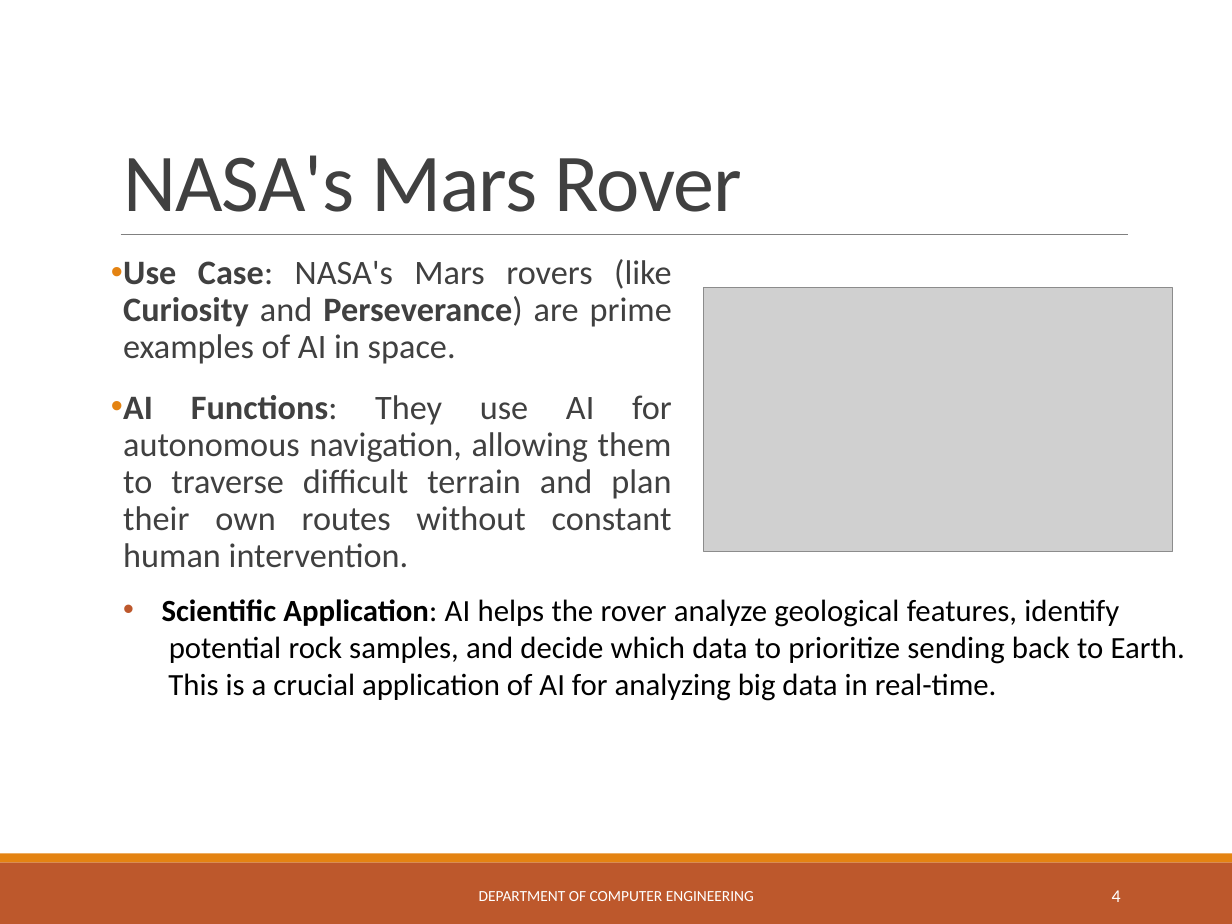
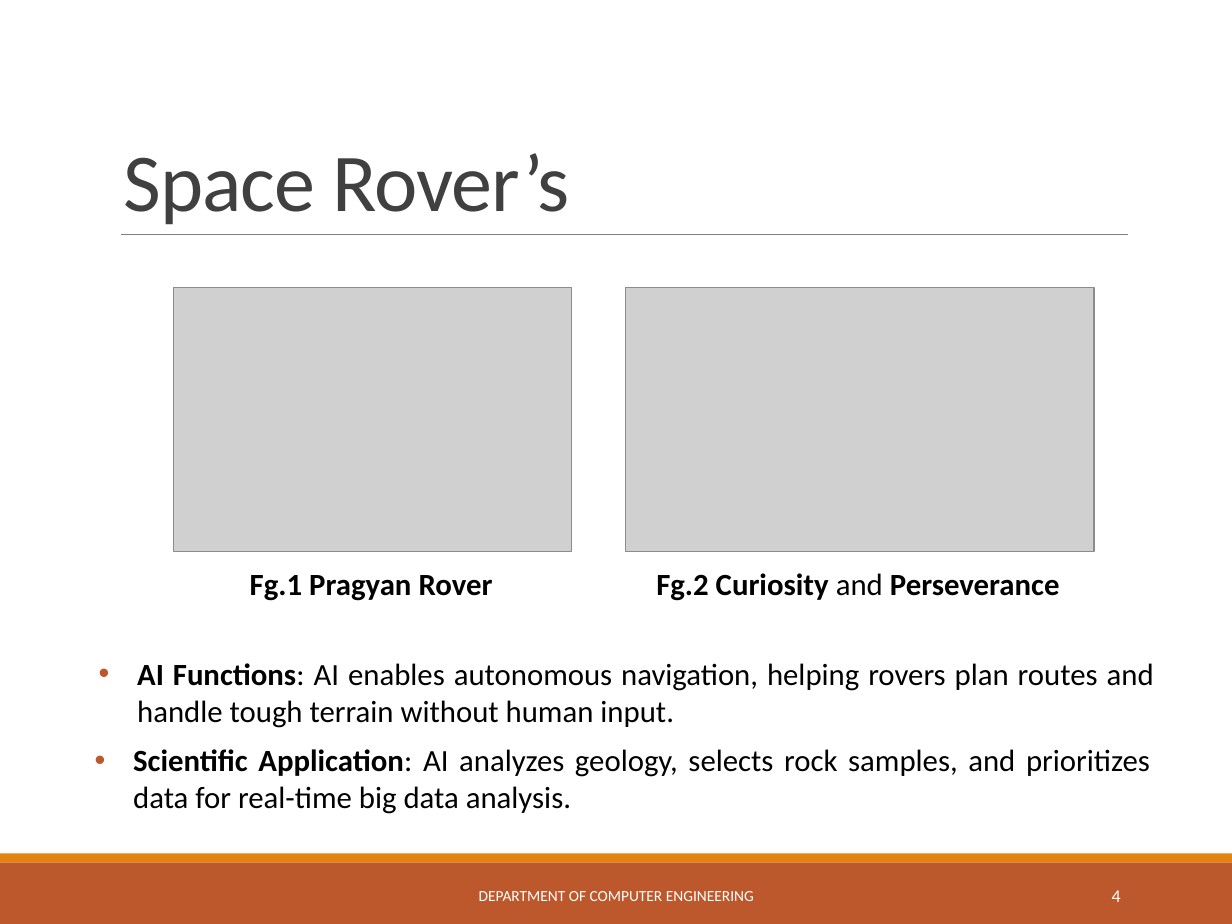
Before and after one commit to ShantanuGV/Websites, a slide deck: slide 4 of 132_AI_in_space.pptx. Drawn at 1232x924 pixels with LibreOffice and Linux fonts; fonts in the diff are those of the drawing; grey boxes stand for pictures. Boxes give left, top, right and bottom in pixels: in the first picture for what was removed or moved away, otherwise in the second. Text is boxed around its words. In the diff, an @@ line names an element or a change of style, - is before the commit and + after.

```diff
--- a/132_AI_in_space.pptx
+++ b/132_AI_in_space.pptx
@@ title at bbox=[123, 153, 569, 225]: text changed @@
-NASA's Mars Rover
+Space Rover’s
@@ text removed at bbox=[123, 259, 672, 568] @@
-• Use Case: NASA's Mars rovers (like Curiosity and Perseverance) are prime examples of AI in space.
-• AI Functions: They use AI for autonomous navigation, allowing them to traverse difficult terrain and plan their own routes without constant human intervention.
@@ picture added at bbox=[174, 288, 572, 552] @@
@@ picture: place and size @@
-picture at bbox=[703, 288, 1172, 552]
+picture at bbox=[626, 288, 1094, 552]
@@ text added at bbox=[250, 575, 493, 601], 18 pt, text #000000, bold @@
+Fg.1 Pragyan Rover
@@ text added at bbox=[656, 573, 1060, 601], 18 pt, text #000000, bold @@
+Fg.2 Curiosity and Perseverance
@@ text added at bbox=[137, 663, 1154, 728], 18 pt, text #000000 @@
+• AI Functions: AI enables autonomous navigation, helping rovers plan routes and handle tough terrain without human input.
@@ text at bbox=[133, 749, 1150, 814]: text changed @@
-• Scientific Application: AI helps the rover analyze geological features, identify potential rock samples, and decide which data to prioritize sending back to Earth. This is a crucial application of AI for analyzing big data in real-time.
+• Scientific Application: AI analyzes geology, selects rock samples, and prioritizes data for real-time big data analysis.
```
Also in this commit, not shown: 5 other slides changed, 1 slide removed.
